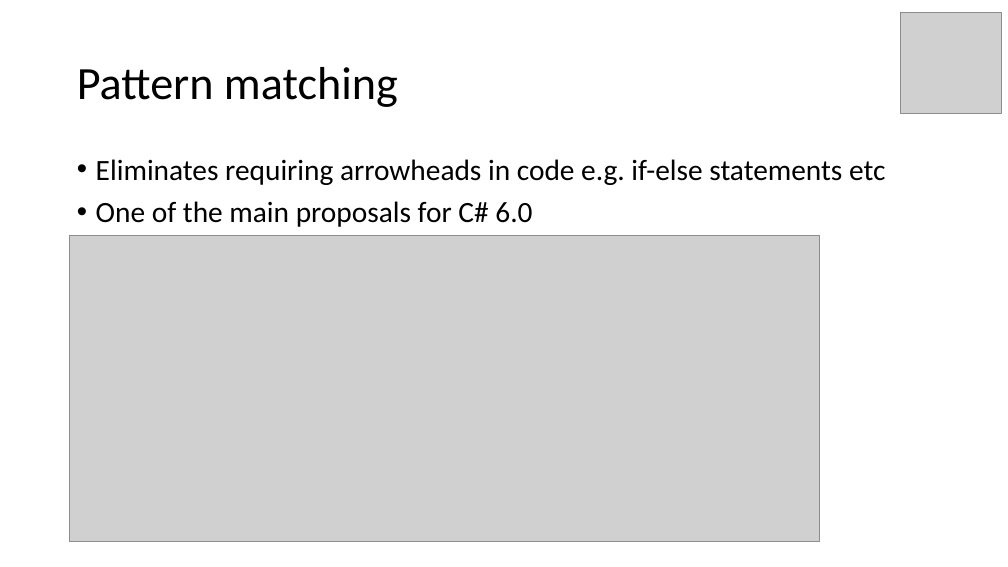
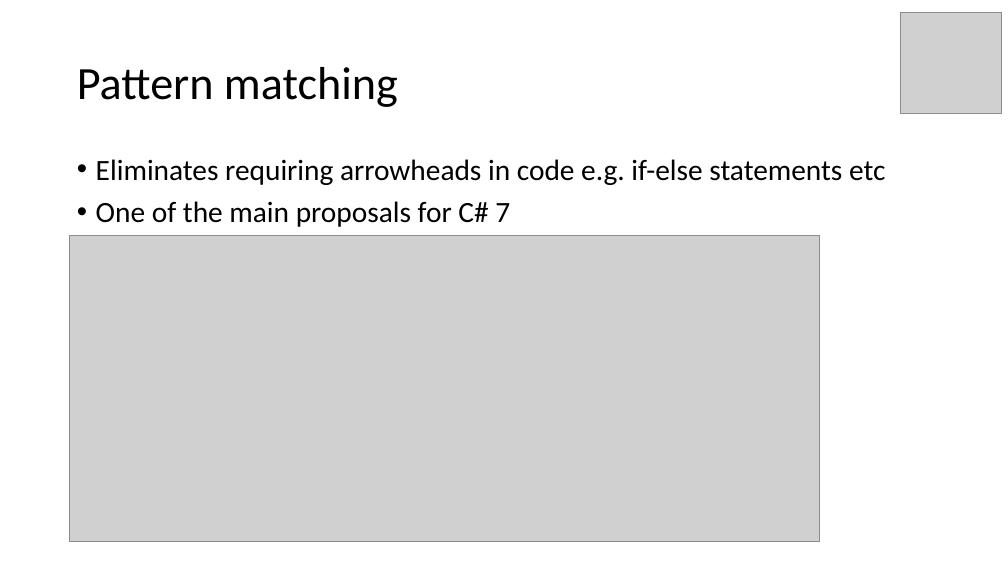
Before and after one commit to bstack/research, a slide deck: slide 6 of corkaltnet_func_concepts/func_prog_concepts_fsharp.pptx. Drawn at 1008x567 pixels with LibreOffice and Linux fonts; fonts in the diff are those of the drawing; grey boxes stand for pictures. Boxes give left, top, right and bottom in pixels: in the first picture for what was removed or moved away, otherwise in the second. Text is boxed around its words. In the diff, an @@ line names an element or a change of style, - is before the commit and + after.

```diff
--- a/corkaltnet_func_concepts/func_prog_concepts_fsharp.pptx
+++ b/corkaltnet_func_concepts/func_prog_concepts_fsharp.pptx
@@ text at bbox=[96, 201, 510, 227]: text changed @@
-• One of the main proposals for C# 6.0
+• One of the main proposals for C# 7
```
Also in this commit, not shown: 1 other slide changed, 1 slide added.
